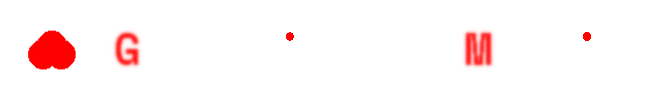
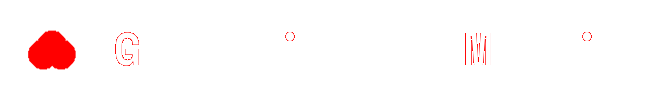
Revision of a layered 669 x 97 image; what changed, layer by layer:
hid "Layer #3" over [112, 29, 495, 69]
hid "Layer #2", moved it out of group "Layer Group" over [286, 32, 591, 41]
added layer "Layer #6" above "Layer #1" over [115, 32, 592, 66]